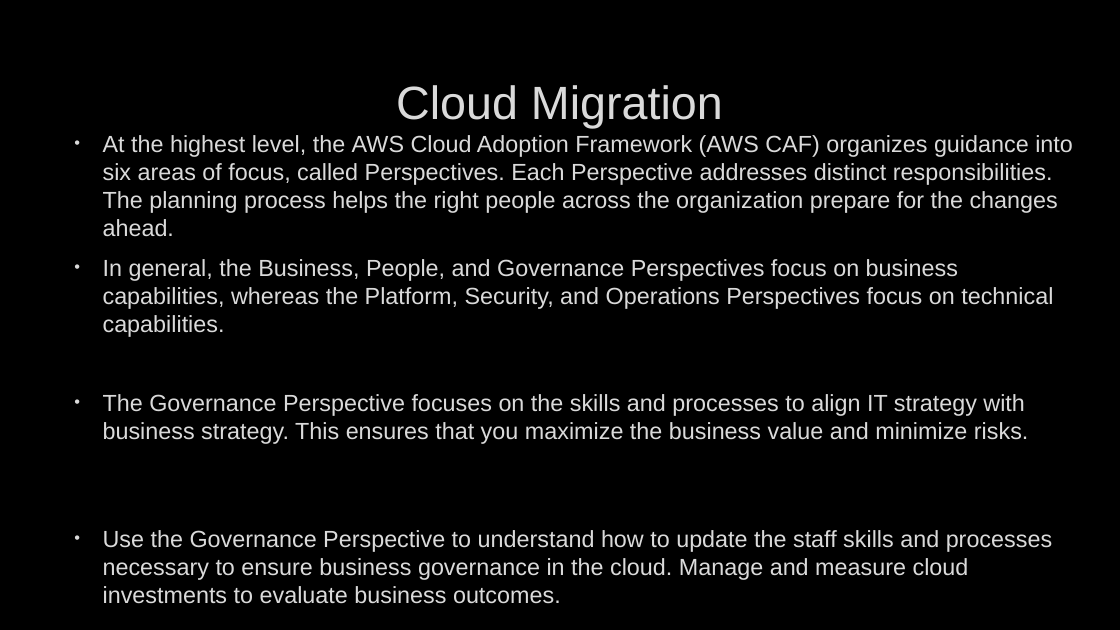
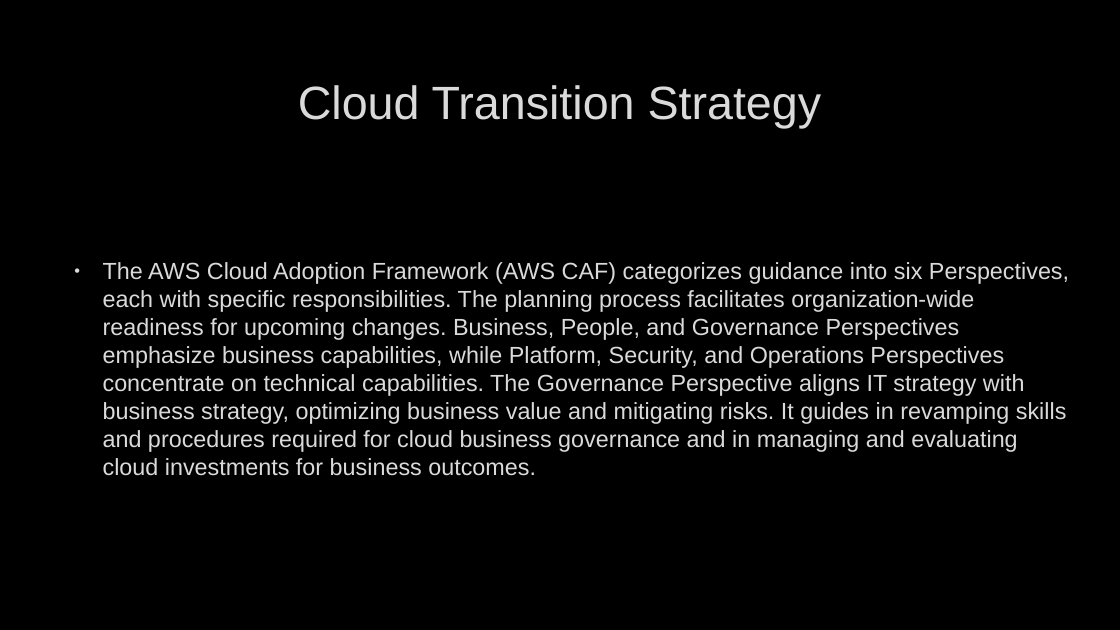
Before and after one commit to deveshbatra/genai_group1, a slide deck: slide 4 of GPTA4_tech.pptx. Drawn at 1120x630 pixels with LibreOffice and Linux fonts; fonts in the diff are those of the drawing; background and template pictures are left out. Boxes give left, top, right and bottom in pixels: in the first picture for what was removed or moved away, otherwise in the second. Text is boxed around its words. In the diff, an @@ line names an element or a change of style, - is before the commit and + after.

```diff
--- a/GPTA4_tech.pptx
+++ b/GPTA4_tech.pptx
@@ title at (298,85,822,128): text changed @@
-Cloud Migration
+Cloud Transition Strategy
@@ text at (103,262,1069,476): text changed @@
-• At the highest level, the AWS Cloud Adoption Framework (AWS CAF) organizes guidance into six areas of focus, called Perspectives. Each Perspective addresses distinct responsibilities. The planning process helps the right people across the organization prepare for the changes ahead.
-• In general, the Business, People, and Governance Perspectives focus on business capabilities, whereas the Platform, Security, and Operations Perspectives focus on technical capabilities.
-• The Governance Perspective focuses on the skills and processes to align IT strategy with business strategy. This ensures that you maximize the business value and minimize risks.
-• Use the Governance Perspective to understand how to update the staff skills and processes necessary to ensure business governance in the cloud. Manage and measure cloud investments to evaluate business outcomes.
+• The AWS Cloud Adoption Framework (AWS CAF) categorizes guidance into six Perspectives, each with specific responsibilities. The planning process facilitates organization-wide readiness for upcoming changes. Business, People, and Governance Perspectives emphasize business capabilities, while Platform, Security, and Operations Perspectives concentrate on technical capabilities. The Governance Perspective aligns IT strategy with business strategy, optimizing business value and mitigating risks. It guides in revamping skills and procedures required for cloud business governance and in managing and evaluating cloud investments for business outcomes.
```
Also in this commit, not shown: 13 other slides changed, 1 other file.
